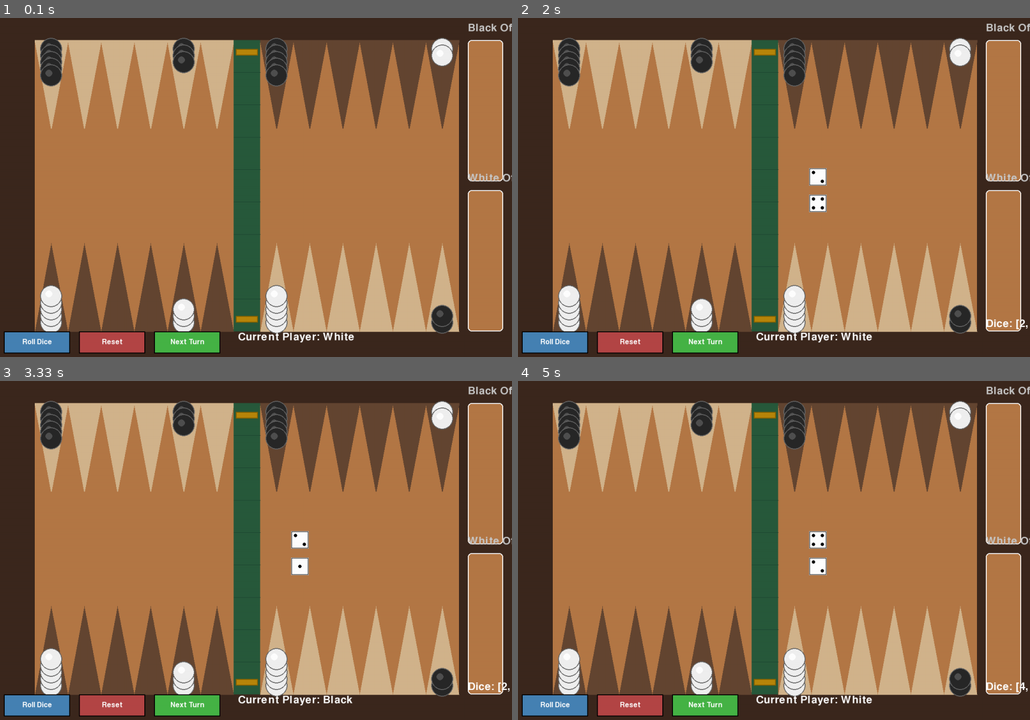
Above: before the commit, frames 1-4 (two rows, left to right).
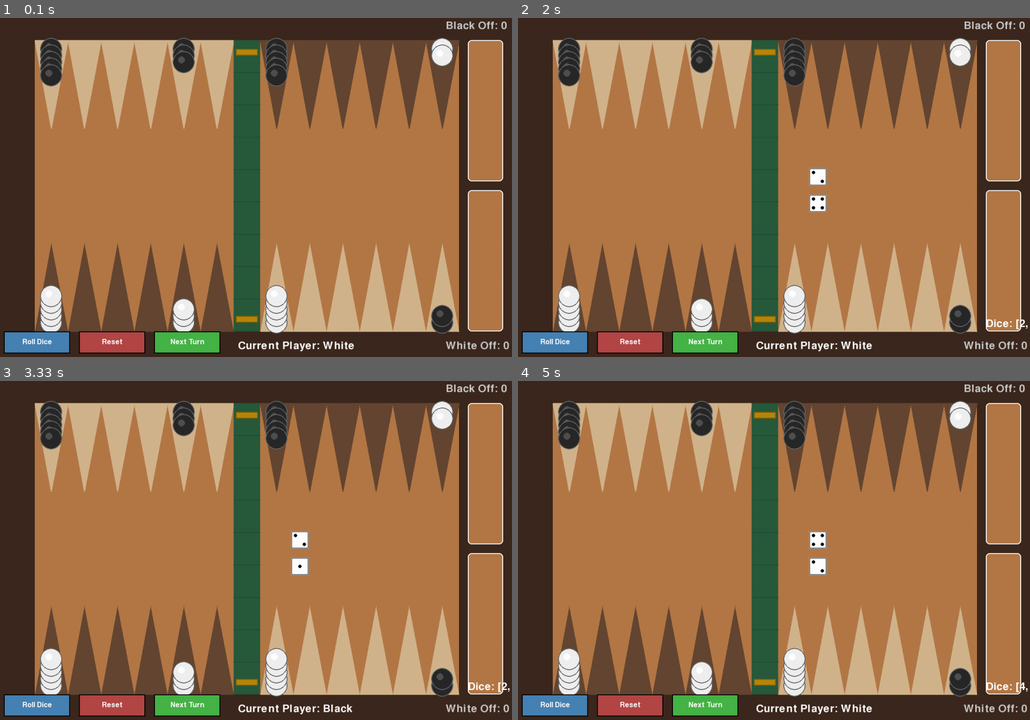
Above: after the commit, the same moments.

Repository: um-computacion/computacion-2025-backgammon-juliamorandini
Game: pygame game, started from PygameUI.py
The game is run twice, just before and just after one commit, with the same random seed, the same clock (stepped at 60 frames per second) and the same inputs.
Inputs (mouse positions are in pixels of both pictures, inside the frame that each line leads up to):
- Up to frame 1 (0.1 s): no input
- Up to frame 2 (2 s): tap Space at 0.33, 0.73, 1.03, 1.9 s; hold R 0.67-1.13 s; click (840, 62) at 1.22 s; tap R at 1.5 s
- Up to frame 3 (3.33 s): tap Space at 2.2, 2.73, 3.03 s; hold N 2.67-3.13 s
- Up to frame 4 (5 s): click "Next Turn" at 4.28 s; click (876, 486) at 4.62 s; tap Space at 4.97 s

The runs differ from the first frame. In frame 1, 1.0% of the frame differs, in the area x 46-100%, y 1-99%; in frame 2, 1.0%; in frame 3, 1.0%; in frame 4, 1.0%.

Commit message:
cambio de pos en pylint

Diff:
--- a/PygameUI.py
+++ b/PygameUI.py
@@ -42,7 +42,7 @@
 
     def __init__(self):
         """Initializes the game, Pygame, and all game state variables."""
-        pygame.init() # pylint: disable=no-member
+        pygame.init()  # pylint: disable=no-member
         self.screen: pygame.Surface = pygame.display.set_mode(
             (Config.SCREEN_WIDTH, Config.SCREEN_HEIGHT)
         )
@@ -129,15 +129,15 @@
 
             self.clock.tick(60)
 
-        pygame.quit() # pylint: disable=no-member
+        pygame.quit()  # pylint: disable=no-member
 
     def handle_event(self, event: pygame.event.Event):
         """Handles a single Pygame event."""
-        if event.type == pygame.QUIT: # pylint: disable=no-member
+        if event.type == pygame.QUIT:  # pylint: disable=no-member
             self.running = False
             return
 
-        if event.type == pygame.KEYDOWN: # pylint: disable=no-member
+        if event.type == pygame.KEYDOWN:  # pylint: disable=no-member
             self.handle_keydown(event.key)
             return
 
@@ -155,19 +155,19 @@
             return
 
         # --- Mouse Click on Board ---
-        if event.type == pygame.MOUSEBUTTONDOWN: # pylint: disable=no-member
+        if event.type == pygame.MOUSEBUTTONDOWN:  # pylint: disable=no-member
             self.handle_mouse_click(event.pos)
             return
 
     def handle_keydown(self, key: int):
         """Handles keyboard press events."""
-        if key == pygame.K_ESCAPE: # pylint: disable=no-member
+        if key == pygame.K_ESCAPE:  # pylint: disable=no-member
             self.running = False
-        elif key == pygame.K_SPACE: # pylint: disable=no-member
+        elif key == pygame.K_SPACE:  # pylint: disable=no-member
             self.do_roll_dice()
-        elif key == pygame.K_n: # pylint: disable=no-member
+        elif key == pygame.K_n:  # pylint: disable=no-member
             self.do_next_turn()
-        elif key == pygame.K_r: # pylint: disable=no-member
+        elif key == pygame.K_r:  # pylint: disable=no-member
             self.do_reset()
 
     def do_roll_dice(self):
@@ -454,7 +454,7 @@
         self.reset_button.draw(self.screen)
         self.next_turn_button.draw(self.screen)
 
-            # --- Draw Text Info ---
+        # --- Draw Text Info ---
         player_color: str = (
             "White" if self.backgammon_board.current_player == "W" else "Black"
         )
@@ -462,7 +462,7 @@
         text_surface: pygame.Surface = self.font.render(
             player_text, True, (255, 255, 255)
         )
-        self.screen.blit(text_surface, (580, 730))
+        self.screen.blit(text_surface, (580, 750))
 
         # Display bar pieces if any
         bar_pieces = self.backgammon_board.board.bar[
@@ -473,7 +473,7 @@
             bar_surface: pygame.Surface = self.font.render(
                 bar_text, True, (255, 100, 100)
             )
-            self.screen.blit(bar_surface, (850, 730))
+            self.screen.blit(bar_surface, (850, 780))
 
         borne_off_w = self.backgammon_board.board.borne_off["W"]
         borne_off_b = self.backgammon_board.board.borne_off["B"]
@@ -538,10 +538,11 @@
         )
         # Place text relative to the new rects
         self.screen.blit(
-            borne_off_surf_b, (self.bear_off_rect_b.x, self.bear_off_rect_b.y - 40)
+            borne_off_surf_b, (self.bear_off_rect_b.x - 50, self.bear_off_rect_b.y - 45)
         )
         self.screen.blit(
-            borne_off_surf_w, (self.bear_off_rect_w.x, self.bear_off_rect_w.y - 40)
+            borne_off_surf_w,
+            (self.bear_off_rect_w.x - 50, self.bear_off_rect_w.y + 340),
         )
 
         # Display dice info
